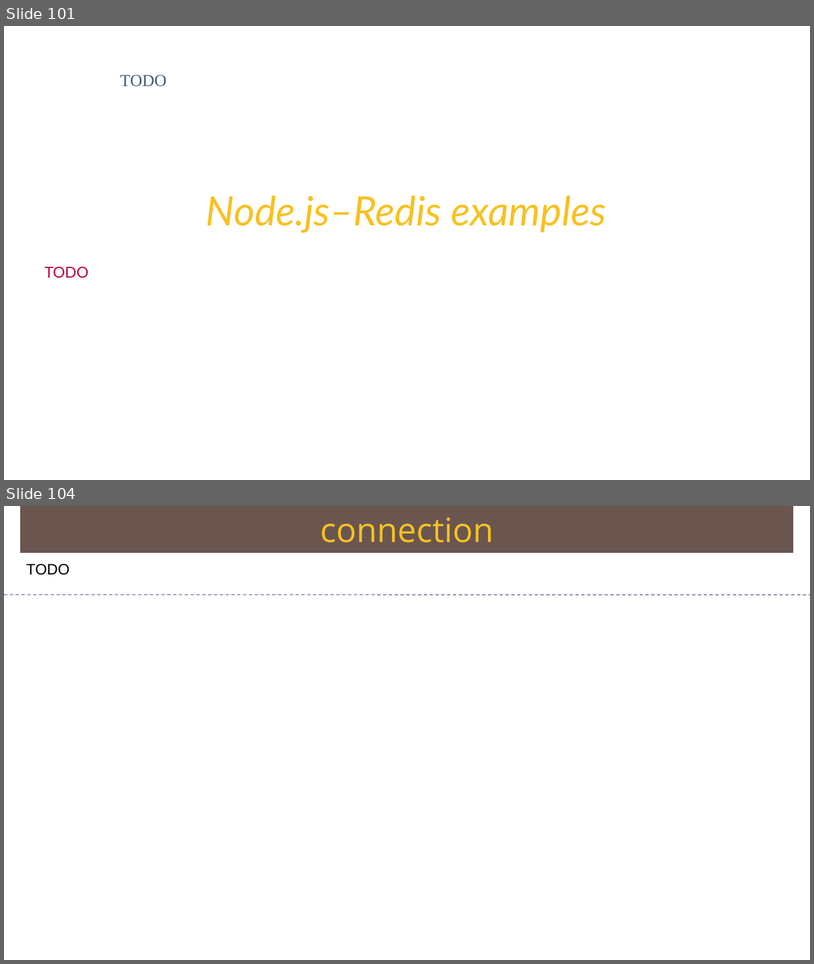
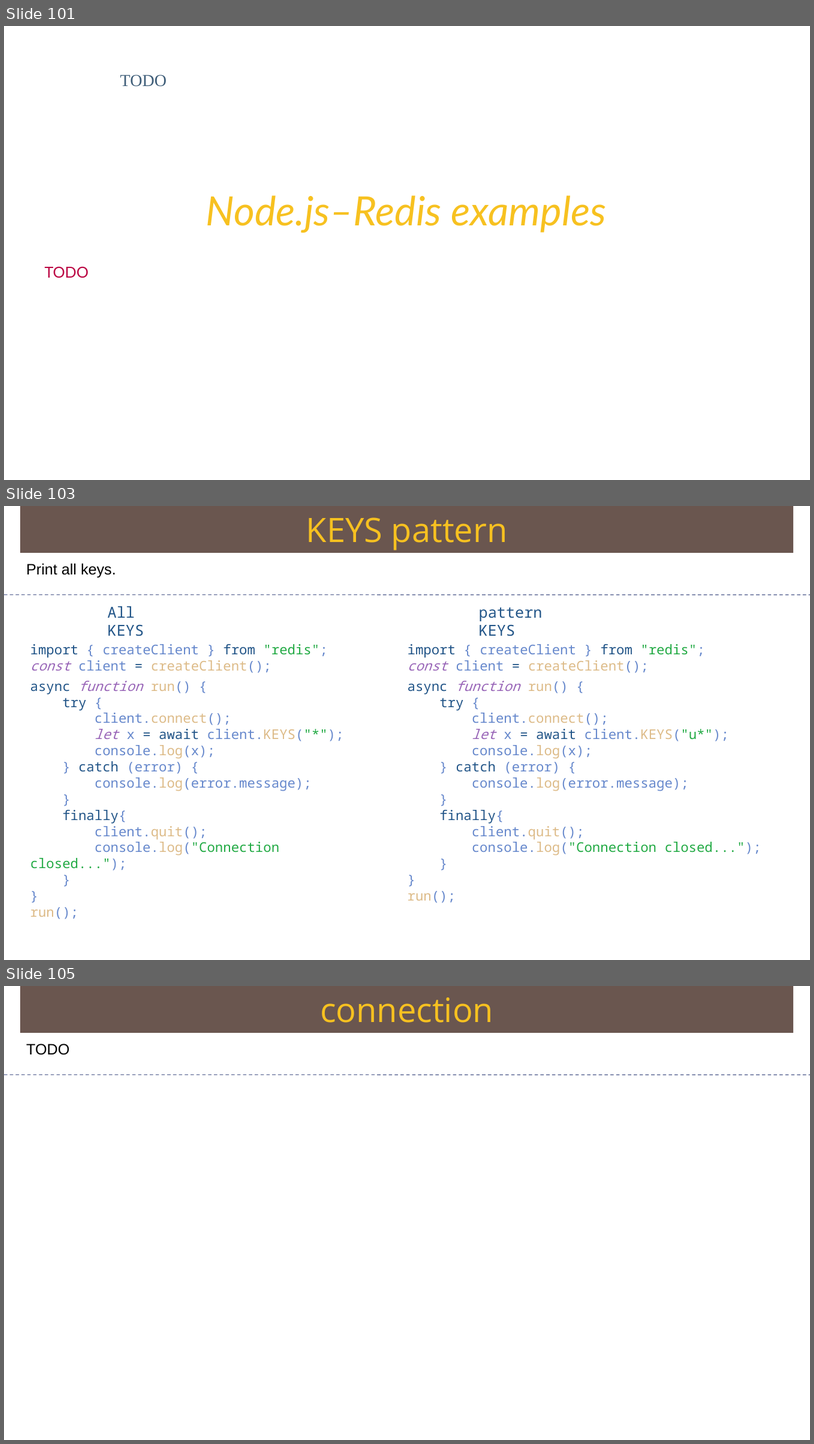
Before and after one commit to Saleel-Bagde/PPT-s, a slide deck: redis Ver2.pptx. Shown one above the other, each under a label of ours: slides 101 and 104 before the commit, slides 101, 103 and 105 after it; the slides between them are not shown. The pictures are 814x964 and 814x1444 pixels, drawn with LibreOffice and Linux fonts; fonts in the diff are those of the drawing. Boxes give left, top, right and bottom in pixels: in the first picture for what was removed or moved away, otherwise in the second. Text is boxed around its words. In the diff, an @@ line names an element or a change of style, - is before the commit and + after.

```diff
--- a/redis Ver2.pptx
+++ b/redis Ver2.pptx
@@ slide 103 added at box(4, 506, 810, 960), background #FFFFFF @@
@@ rectangle added at box(20, 506, 794, 553), fill #6A5650, 40 pt, text #F7C120 @@
+KEYS pattern
@@ text added at box(26, 563, 116, 577), 18 pt, text #000000 @@
+Print all keys.
@@ line added from (4, 595) to (810, 595), #6E78A0 0.99 pt dashed @@
@@ text added at box(108, 606, 144, 636), 18 pt, text #225588 @@
+All KEYS
@@ text added at box(479, 607, 543, 636), 18 pt, text #225588 @@
+pattern KEYS
@@ text added at box(30, 644, 344, 919), 16 pt, text #6688CC @@
+import { createClient } from "redis";
+const client = createClient();
+async function run() {
+try {
+client.connect();
+let x = await client.KEYS("*");
+console.log(x);
+} catch (error) {
+console.log(error.message);
+}
+finally{
+client.quit();
+console.log("Connection closed...");
+}
+}
+run();
@@ text added at box(408, 644, 762, 903), 16 pt, text #6688CC @@
+import { createClient } from "redis";
+const client = createClient();
+async function run() {
+try {
+client.connect();
+let x = await client.KEYS("u*");
+console.log(x);
+} catch (error) {
+console.log(error.message);
+}
+finally{
+client.quit();
+console.log("Connection closed...");
+}
+}
+run();
@@ what was slide 104 is now slide 105 @@
```
Also in this commit, not shown: 1 slide changed, 1 other slide added, 1 slide removed.
